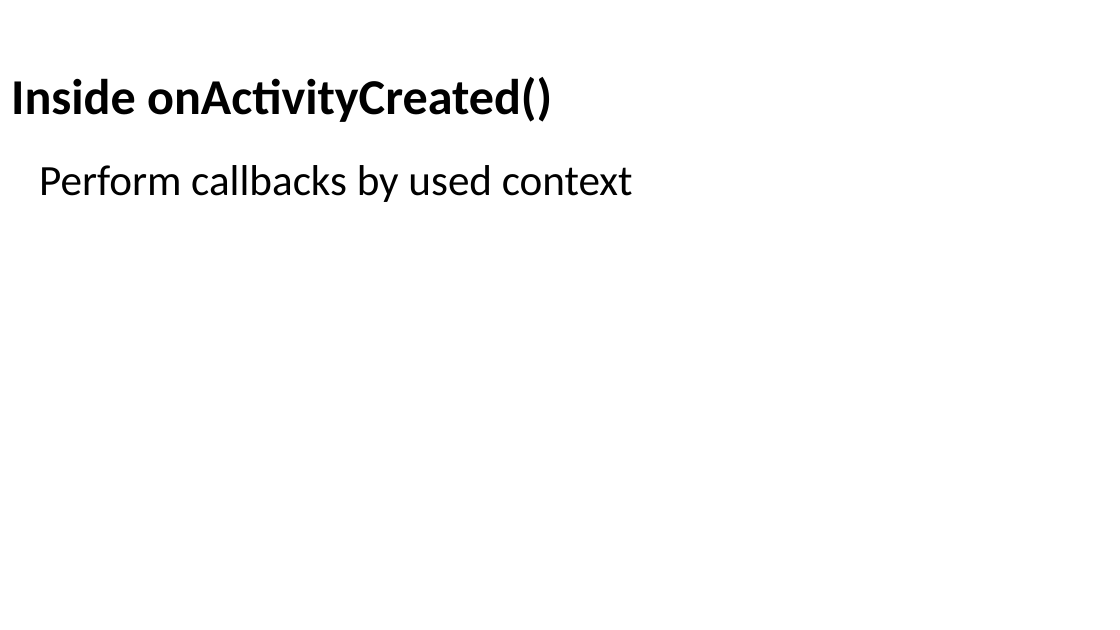
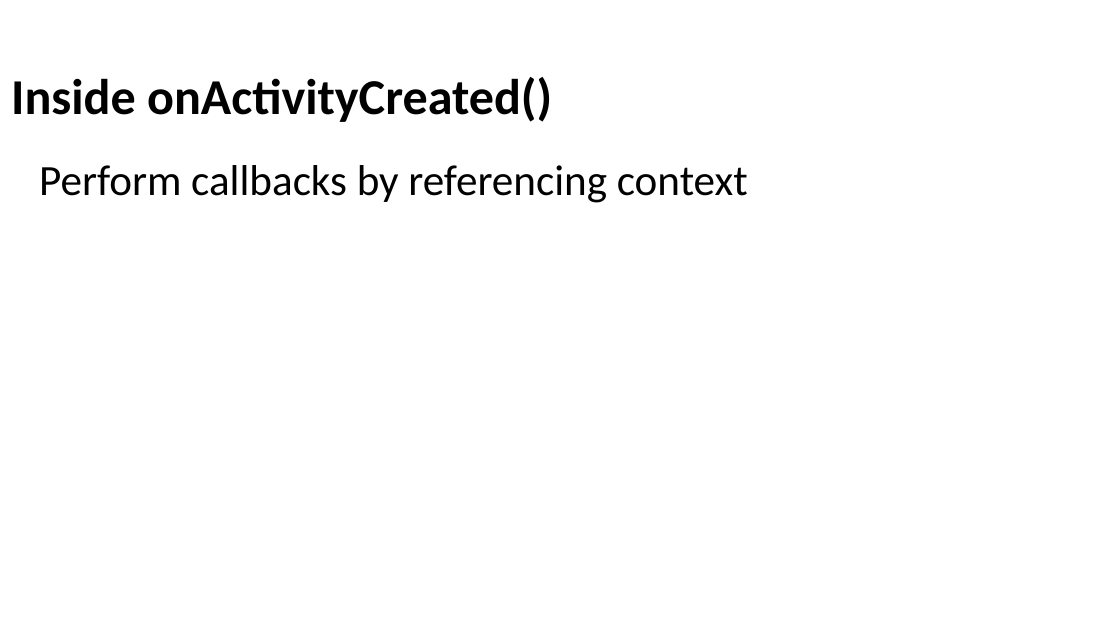
Before and after one commit to Batch-xx/Android-Lunch-Learn, a slide deck: slide 49 of slides/Android Studio_Activities_Fragments.pptx (slide 48 before the commit). Drawn at 1120x630 pixels with LibreOffice and Linux fonts; fonts in the diff are those of the drawing; background and template pictures are left out. Boxes give left, top, right and bottom in pixels: in the first picture for what was removed or moved away, otherwise in the second. Text is boxed around its words. In the diff, an @@ line names an element or a change of style, - is before the commit and + after.

```diff
--- a/slides/Android Studio_Activities_Fragments.pptx
+++ b/slides/Android Studio_Activities_Fragments.pptx
@@ text at [39, 165, 748, 203]: text changed @@
-  Perform callbacks by used context
+  Perform callbacks by referencing context
```
Also in this commit, not shown: 11 other slides changed, 1 slide added, 1 slide removed, 3 other files.
